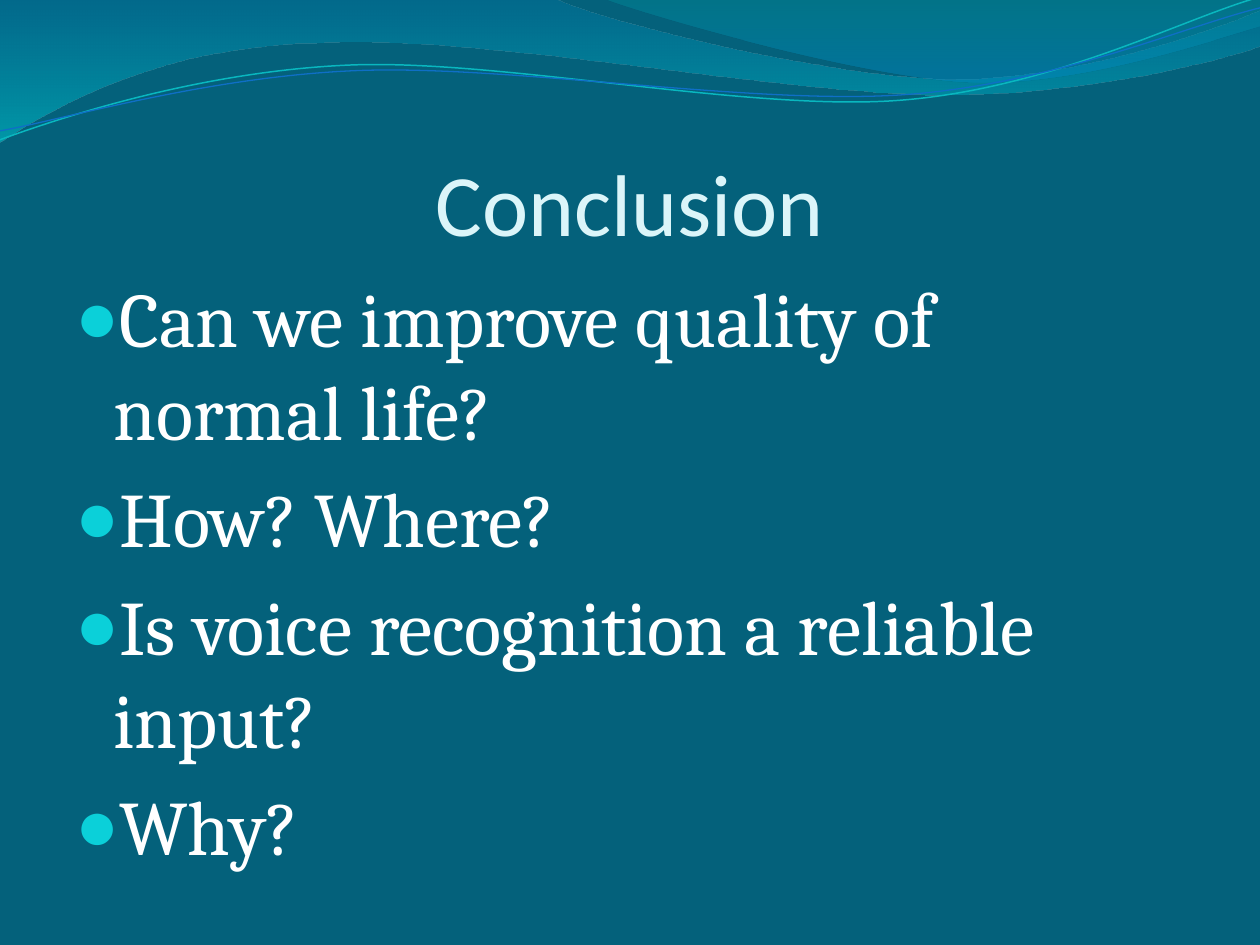
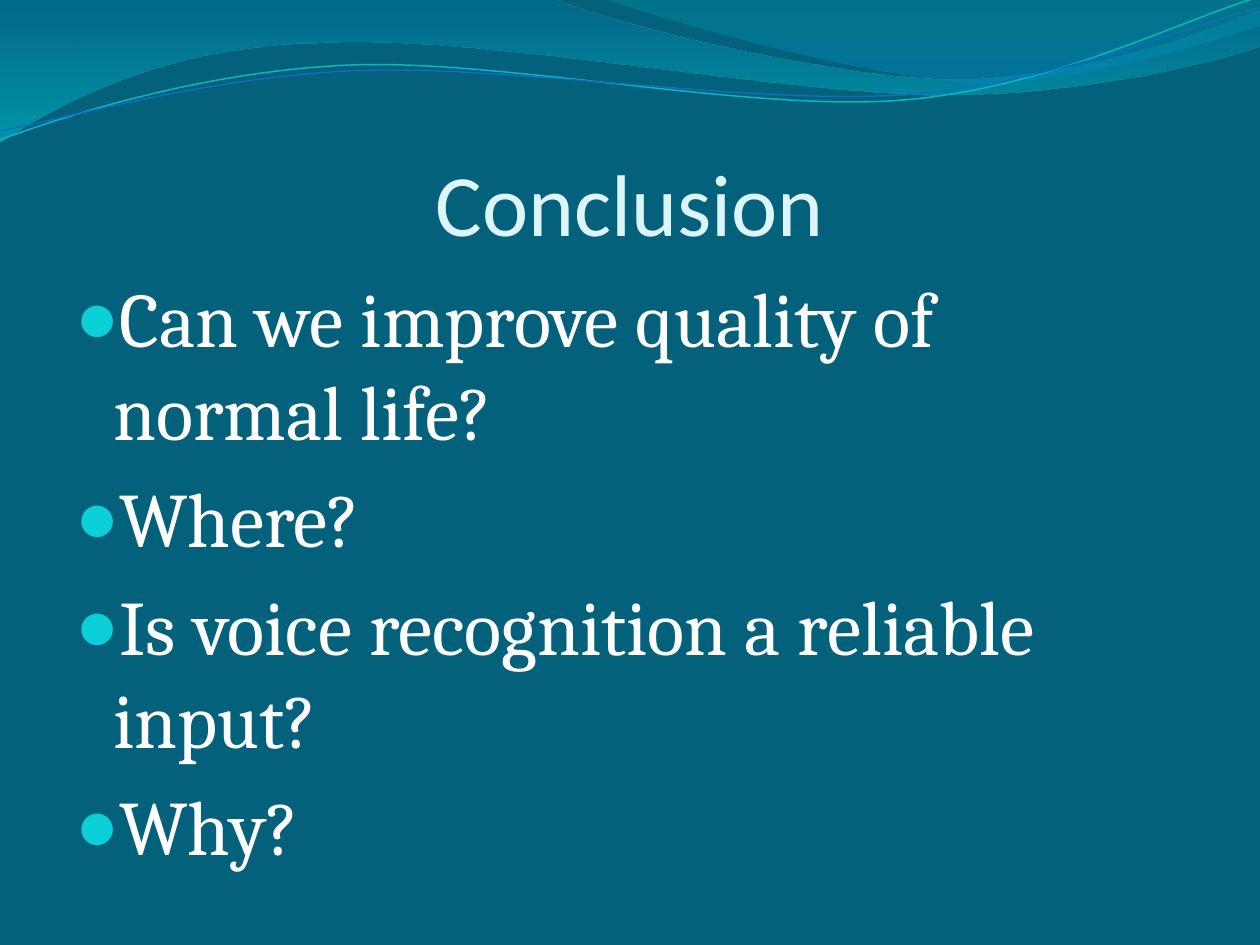
Before and after one commit to Pontus92/JAMP, a slide deck: slide 16 of PowerPoint/Easy Speech.pptx. Drawn at 1260x945 pixels with LibreOffice and Linux fonts; fonts in the diff are those of the drawing. Boxes give left, top, right and bottom in pixels: in the first picture for what was removed or moved away, otherwise in the second. Text is boxed around its words. In the diff, an @@ line names an element or a change of style, - is before the commit and + after.

```diff
--- a/PowerPoint/Easy Speech.pptx
+++ b/PowerPoint/Easy Speech.pptx
@@ text at (120,493,361,548): text changed @@
-● How? Where?
+● Where?
```
Also in this commit, not shown: 3 other slides changed, 1 other file.
